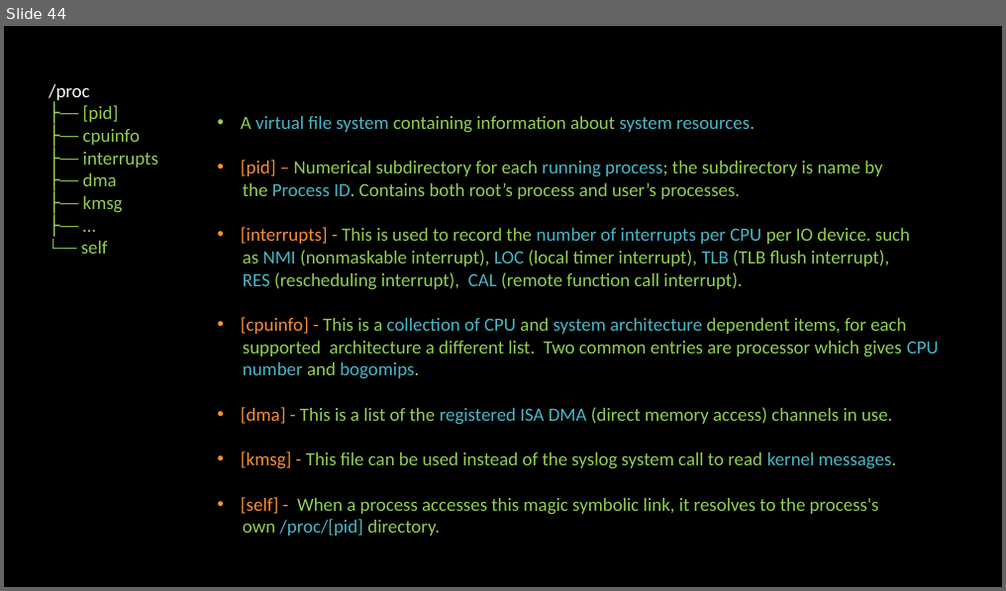
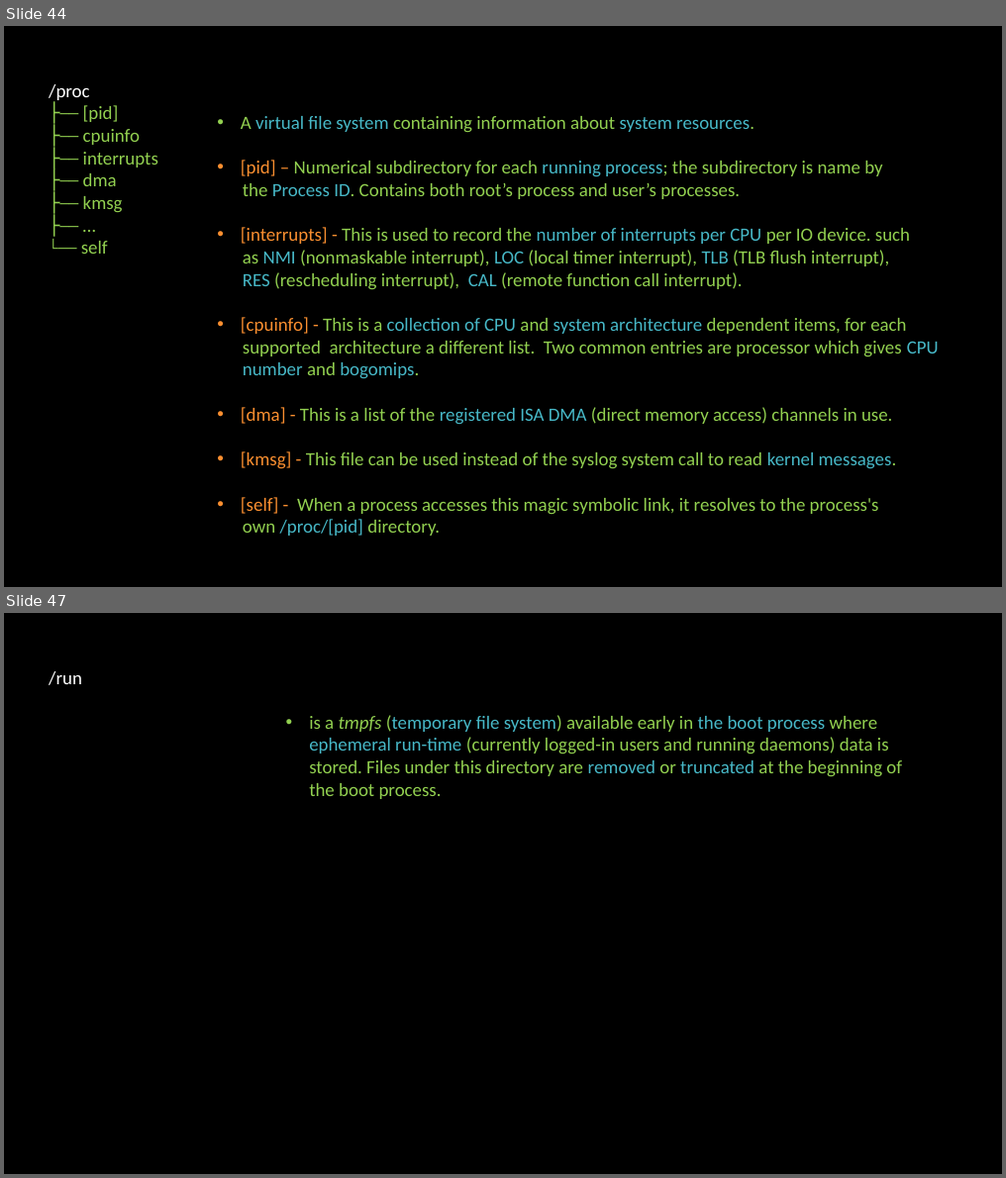
Before and after one commit to linuxfestival/introduction-to-linux-resources, a slide deck: PowerPoint/amirkabir_linux_festival.pptx. Shown one above the other, each under a label of ours: slide 44 before the commit, slides 44 and 47 after it; the slides between them are not shown. The pictures are 1006x591 and 1006x1178 pixels, drawn with LibreOffice and Linux fonts; fonts in the diff are those of the drawing. Boxes give left, top, right and bottom in pixels: in the first picture for what was removed or moved away, otherwise in the second. Text is boxed around its words. In the diff, an @@ line names an element or a change of style, - is before the commit and + after.

```diff
--- a/PowerPoint/amirkabir_linux_festival.pptx
+++ b/PowerPoint/amirkabir_linux_festival.pptx
@@ slide 47 added at <box>4,613,1002,1174</box>, background #000000 @@
@@ text added at <box>49,671,82,685</box>, 18 pt, text #FFFFFF @@
+/run
@@ text added at <box>309,715,902,799</box>, 18 pt, text #92D050 @@
+• is a tmpfs (temporary file system) available early in the boot process where ephemeral run-time (currently logged-in users and running daemons) data is stored. Files under this directory are removed or truncated at the beginning of the boot process.
```
Also in this commit, not shown: 3 other slides added.
